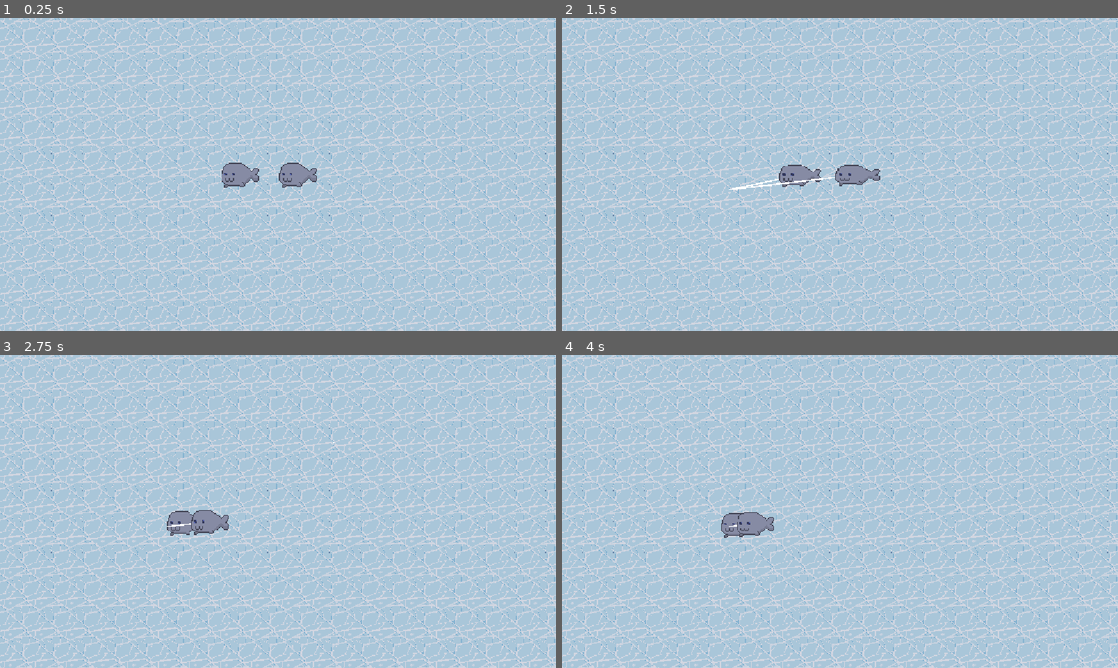
Above: before the commit, frames 1-4 (two rows, left to right).
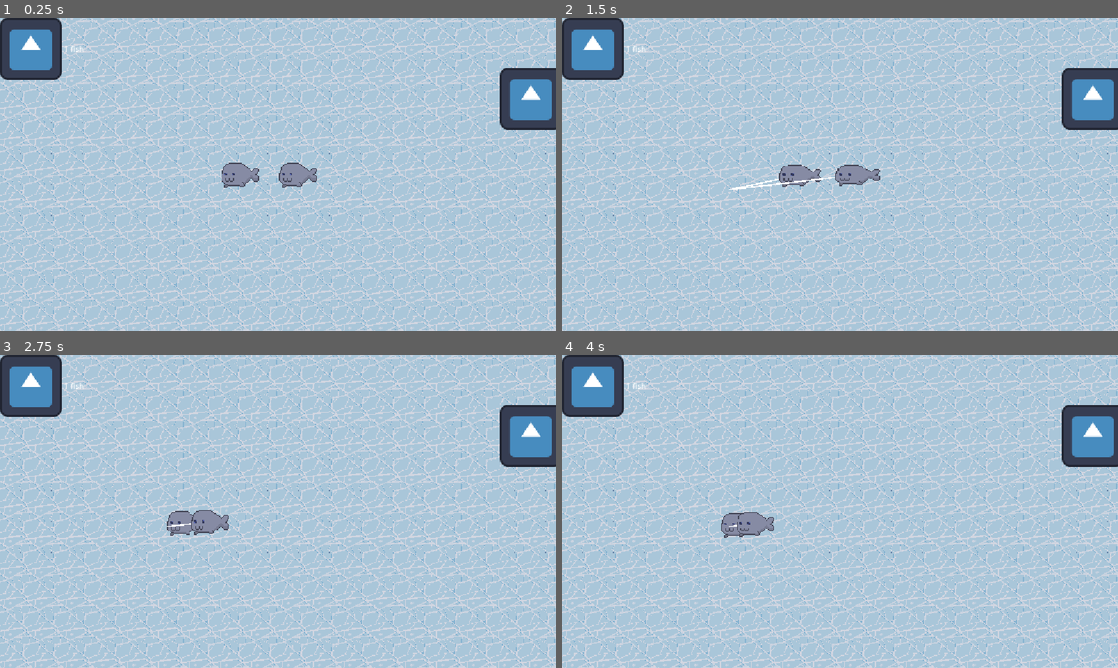
Above: after the commit, the same moments.

Repository: chamerlish/Collony-Sim
Game: Godot game, scene res://scenes/world.tscn
Same seed, same stepped clock (60 frames per second), same inputs: the game is played once before the commit and once after it. The engine's default icon, where the game draws it, is replaced by a stand-in: a white triangle on a blue panel in a dark square.
Inputs (mouse positions are in pixels of both pictures, inside the frame that each line leads up to):
- Up to frame 1 (0.25 s): no input
- Up to frame 2 (1.5 s): tap Enter at 0.5 s; move the mouse to (962, 158) at 0.52 s; press the mouse at (962, 158) at 0.53 s; tap Space at 1.25 s; move the mouse to (728, 190) at 1.27 s; release the mouse at (728, 190) at 1.28 s; click (728, 190) at 1.35 s
- Up to frame 3 (2.75 s): move the mouse to (333, 442) at 2.02 s; press the mouse at (333, 442) at 2.03 s
- Up to frame 4 (4 s): move the mouse to (812, 574) at 2.77 s; release the mouse at (812, 574) at 2.78 s; click (812, 574) at 2.85 s; move the mouse to (1006, 558) at 3.52 s; press the mouse at (1006, 558) at 3.53 s

The runs differ from the first frame. In frame 1, 4.2% of the frame differs, in the area x 0-100%, y 0-36%; in frame 2, 4.2%; in frame 3, 4.2%; in frame 4, 4.2%.

Commit message:
Fixing some selection stuff, adding fishing spot and HUD
big stuff happening in sneal studios

Diff:
--- /dev/null
+++ b/scenes/fishing_spot.tscn
@@ -0,0 +1,16 @@
+[gd_scene format=3 uid="uid://cfs1p7wg27rnj"]
+
+[ext_resource type="Script" uid="uid://bdpyybgiypct" path="res://scripts/fishing_spot.gd" id="1_88uy3"]
+[ext_resource type="Texture2D" uid="uid://bwrhikkh6jc48" path="res://icon.svg" id="2_ukq2v"]
+
+[sub_resource type="CircleShape2D" id="CircleShape2D_g4v7s"]
+radius = 63.0
+
+[node name="FishingSpot" type="StaticBody2D" unique_id=1744906458]
+script = ExtResource("1_88uy3")
+
+[node name="Sprite2D" type="Sprite2D" parent="." unique_id=2107290022]
+texture = ExtResource("2_ukq2v")
+
+[node name="CollisionShape2D" type="CollisionShape2D" parent="." unique_id=1820665072]
+shape = SubResource("CircleShape2D_g4v7s")
--- a/scenes/world.tscn
+++ b/scenes/world.tscn
@@ -3,6 +3,8 @@
 [ext_resource type="PackedScene" uid="uid://2f811vnix7fs" path="res://scenes/minion.tscn" id="1_nnsk1"]
 [ext_resource type="Texture2D" uid="uid://bbb5bhb37jtqv" path="res://sprites/floor_tile.png" id="2_rwgxs"]
 [ext_resource type="Script" uid="uid://b4ek7lfn0qlru" path="res://scripts/minion_selector.gd" id="3_4wyf3"]
+[ext_resource type="PackedScene" uid="uid://cfs1p7wg27rnj" path="res://scenes/fishing_spot.tscn" id="3_71j4m"]
+[ext_resource type="Texture2D" uid="uid://bwrhikkh6jc48" path="res://icon.svg" id="4_k0juu"]
 
 [node name="world" type="Node2D" unique_id=177771181]
 
@@ -31,9 +33,26 @@
 
 [node name="Camera2D" type="Camera2D" parent="." unique_id=1884279158]
 
+[node name="FishingSpot" parent="." unique_id=1744906458 instance=ExtResource("3_71j4m")]
+position = Vector2(524, -157)
+
 [node name="MinionSelector" type="Control" parent="." unique_id=721690716]
 layout_mode = 3
 anchors_preset = 0
 offset_right = 40.0
 offset_bottom = 40.0
 script = ExtResource("3_4wyf3")
+
+[node name="HUD" type="CanvasLayer" parent="." unique_id=1730730499]
+
+[node name="HBoxContainer" type="HBoxContainer" parent="HUD" unique_id=1577567431]
+offset_right = 40.0
+offset_bottom = 40.0
+
+[node name="FishTexture" type="TextureRect" parent="HUD/HBoxContainer" unique_id=37455048]
+layout_mode = 2
+texture = ExtResource("4_k0juu")
+
+[node name="FishCount" type="Label" parent="HUD/HBoxContainer" unique_id=31765626]
+layout_mode = 2
+text = "1 fish"
--- /dev/null
+++ b/scripts/fishing_spot.gd
@@ -0,0 +1,13 @@
+class_name FishingSpot
+extends StaticBody2D
+
+
+signal free_seal
+var is_used: bool
+@export var fish_left: int = 10:
+	set(value):
+		if value <= 0:
+			queue_free()
+			free_seal.emit()
+		else:
+			fish_left = value
--- a/scripts/minion.gd
+++ b/scripts/minion.gd
@@ -21,6 +21,7 @@
 var target_position: Vector2
 var target_speed: float
 var current_speed: float
+var current_using_spot: FishingSpot
 
 var selected: bool = false:
 	set(value):
@@ -63,6 +64,11 @@
 			selected = false
 			_bounce()
 
+func free_fishing_spot() -> void:
+	current_state = characterState.IDLE
+	current_using_spot = null
+
+
 func state_machine() -> void:
 	match current_state:
 		characterState.IDLE:
@@ -83,10 +89,20 @@
 				velocity = direction * current_speed
 				sprite.flip_h = bool(clamp(velocity.x, 0, 1))
 				selection_outline.flip_h = bool(clamp(velocity.x, 0, 1))
+			for i in get_slide_collision_count():
+				var current_colider = get_slide_collision(i).get_collider() as FishingSpot
+				if current_colider and !current_colider.is_used:
+					current_using_spot = current_colider
+					current_using_spot.is_used = true
+					current_using_spot.free_seal.connect(free_fishing_spot)
+					current_state = characterState.WORKING
 
 			queue_redraw()
+
 		characterState.WORKING:
-			pass
+			velocity = Vector2.ZERO
+			if current_using_spot:
+				current_using_spot.fish_left -= 1
 
 func _draw() -> void:
 	if current_state != characterState.WALKING:
--- a/scripts/minion_selector.gd
+++ b/scripts/minion_selector.gd
@@ -25,7 +25,7 @@
 func _process(_delta: float) -> void:
 	if Input.is_action_just_pressed("click"):
 		start_pos = get_global_mouse_position()
-		end_pos = start_pos
+		#end_pos = start_pos
 		is_selecting = true
 
 	elif Input.is_action_pressed("click"):
@@ -39,15 +39,17 @@
 			max(end_pos.x, start_pos.x),
 			max(end_pos.y, start_pos.y)
 		)
-
-		box_size = abs(end_pos - start_pos)
-		is_selecting = true
-		update_selection()
+		if !bottom_right.is_equal_approx(top_left):
+			box_size = abs(end_pos - start_pos)
+			is_selecting = true
+			update_selection()
+			queue_redraw()
 
 	else:
 		is_selecting = false
+		queue_redraw()
 
-	queue_redraw()
+
 
 func _draw() -> void:
 	if !is_selecting:
Not shown, added: scripts/fishing_spot.gd.uid
